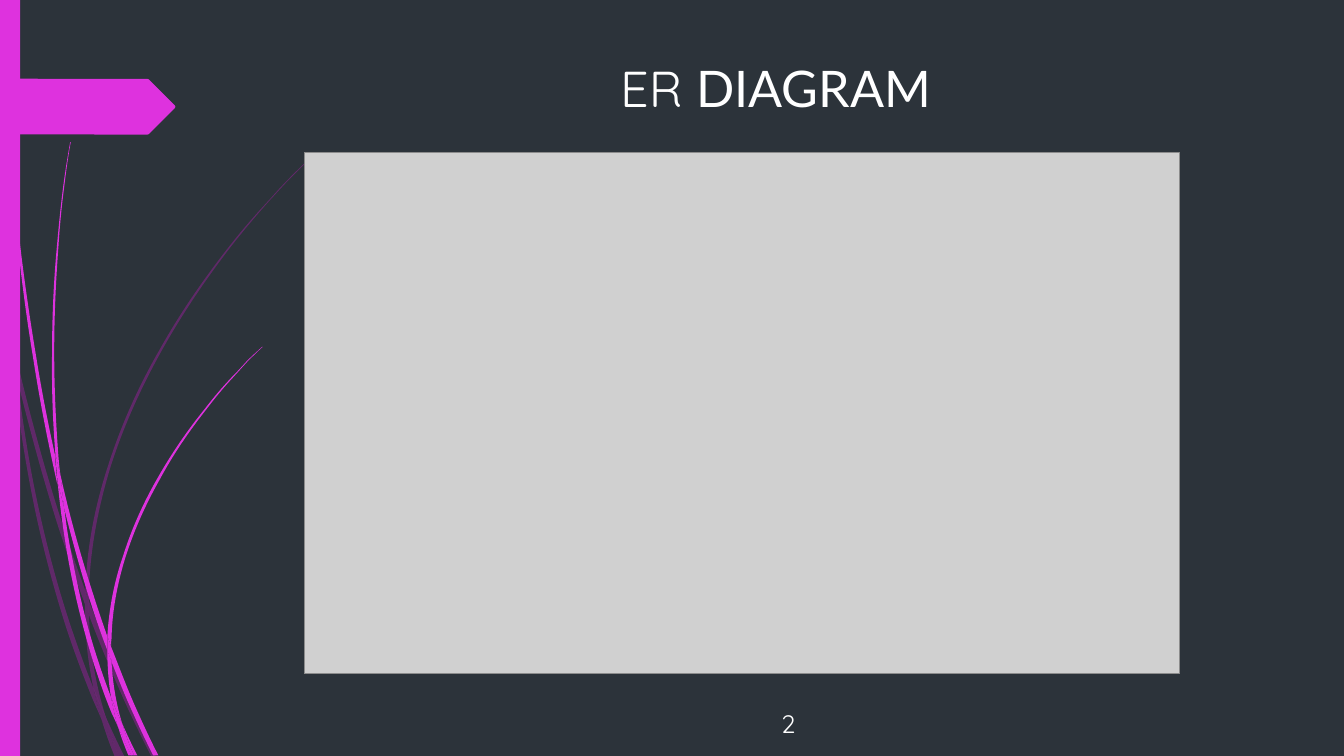
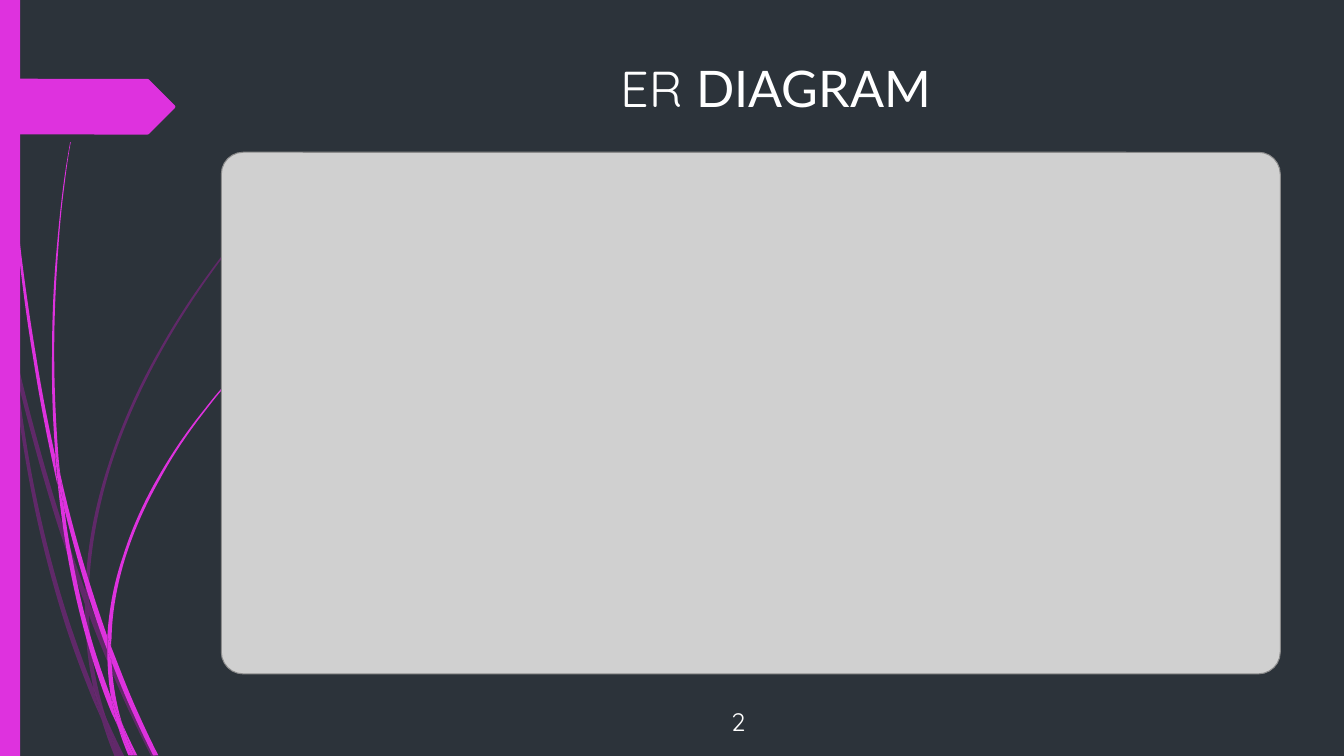
Before and after one commit to himeshnishant1/Image-Steagnography-Using-Python, a slide deck: slide 20 of Project letrature/IMAGE_STEGNOGRAPHY_USING_PYTHON.pptx. Drawn at 1344x756 pixels with LibreOffice and Linux fonts; fonts in the diff are those of the drawing; grey boxes stand for pictures. Boxes give left, top, right and bottom in pixels: in the first picture for what was removed or moved away, otherwise in the second. Text is boxed around its words. In the diff, an @@ line names an element or a change of style, - is before the commit and + after.

```diff
--- a/Project letrature/IMAGE_STEGNOGRAPHY_USING_PYTHON.pptx
+++ b/Project letrature/IMAGE_STEGNOGRAPHY_USING_PYTHON.pptx
@@ picture: place and size @@
-picture at (304, 152, 1180, 674)
+picture at (222, 152, 1281, 674)
@@ text "2": place and size @@
-text "2" at (781, 715, 795, 733)
+text "2" at (731, 713, 745, 731)
```
Also in this commit, not shown: 2 other slides changed, 2 other files.
